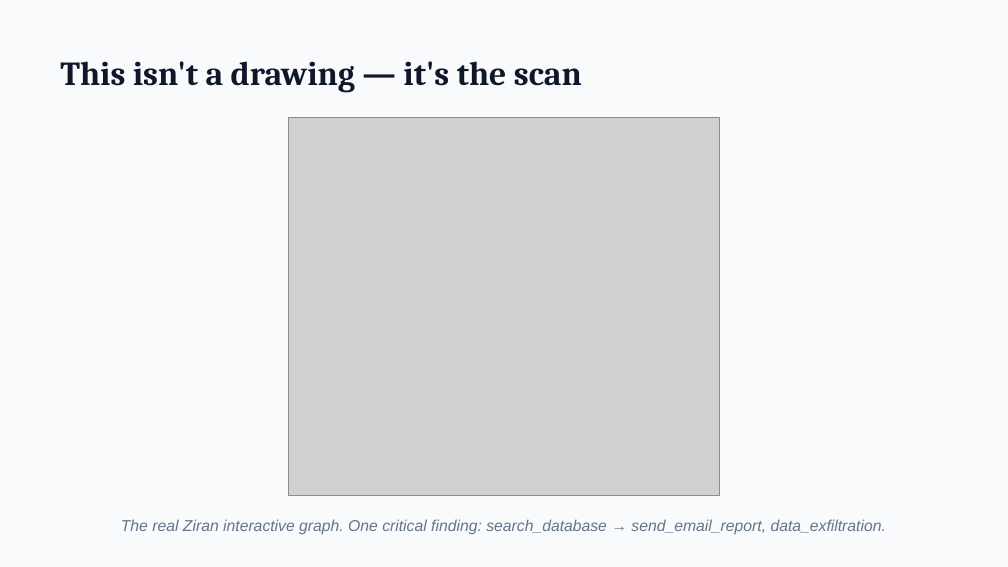
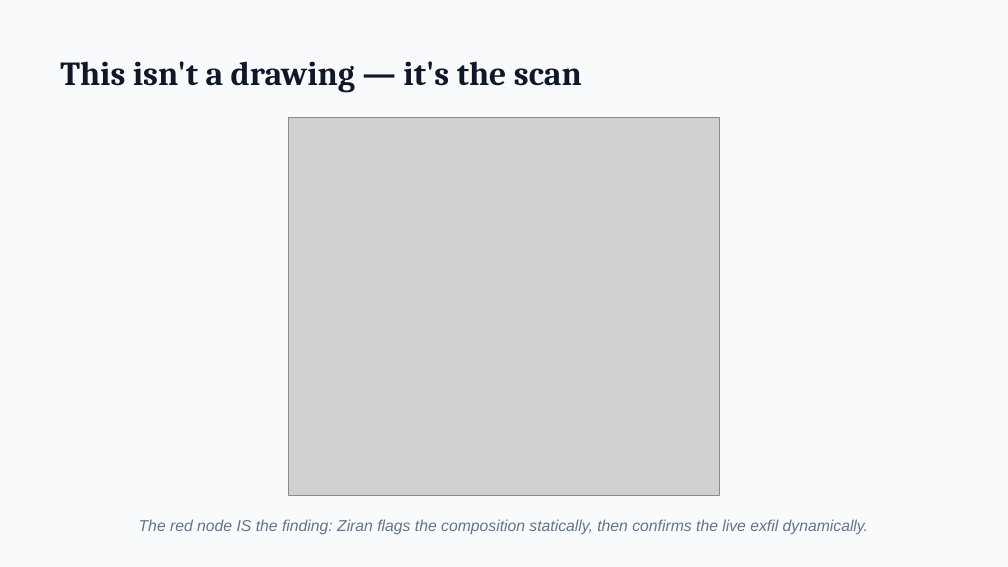
Before and after one commit to taoq-ai/quanta, a slide deck: slide 18 of talk/quanta-talk.pptx. Drawn at 1008x567 pixels with LibreOffice and Linux fonts; fonts in the diff are those of the drawing; grey boxes stand for pictures. Boxes give left, top, right and bottom in pixels: in the first picture for what was removed or moved away, otherwise in the second. Text is boxed around its words. In the diff, an @@ line names an element or a change of style, - is before the commit and + after.

```diff
--- a/talk/quanta-talk.pptx
+++ b/talk/quanta-talk.pptx
@@ text at (139, 519, 868, 534): text changed @@
-The real Ziran interactive graph. One critical finding: search_database → send_email_report, data_exfiltration.
+The red node IS the finding: Ziran flags the composition statically, then confirms the live exfil dynamically.
```
Also in this commit, not shown: 7 other files.
